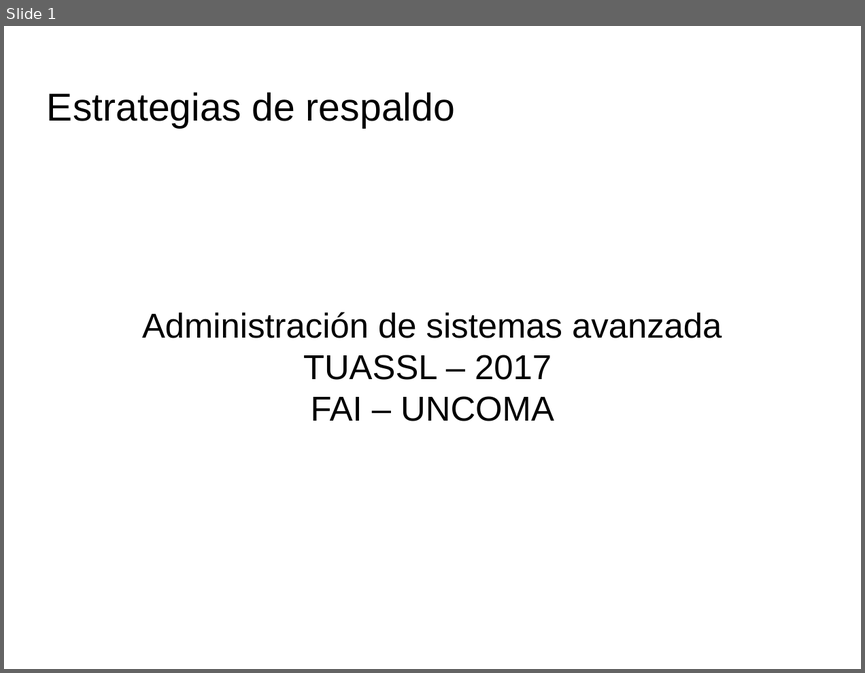
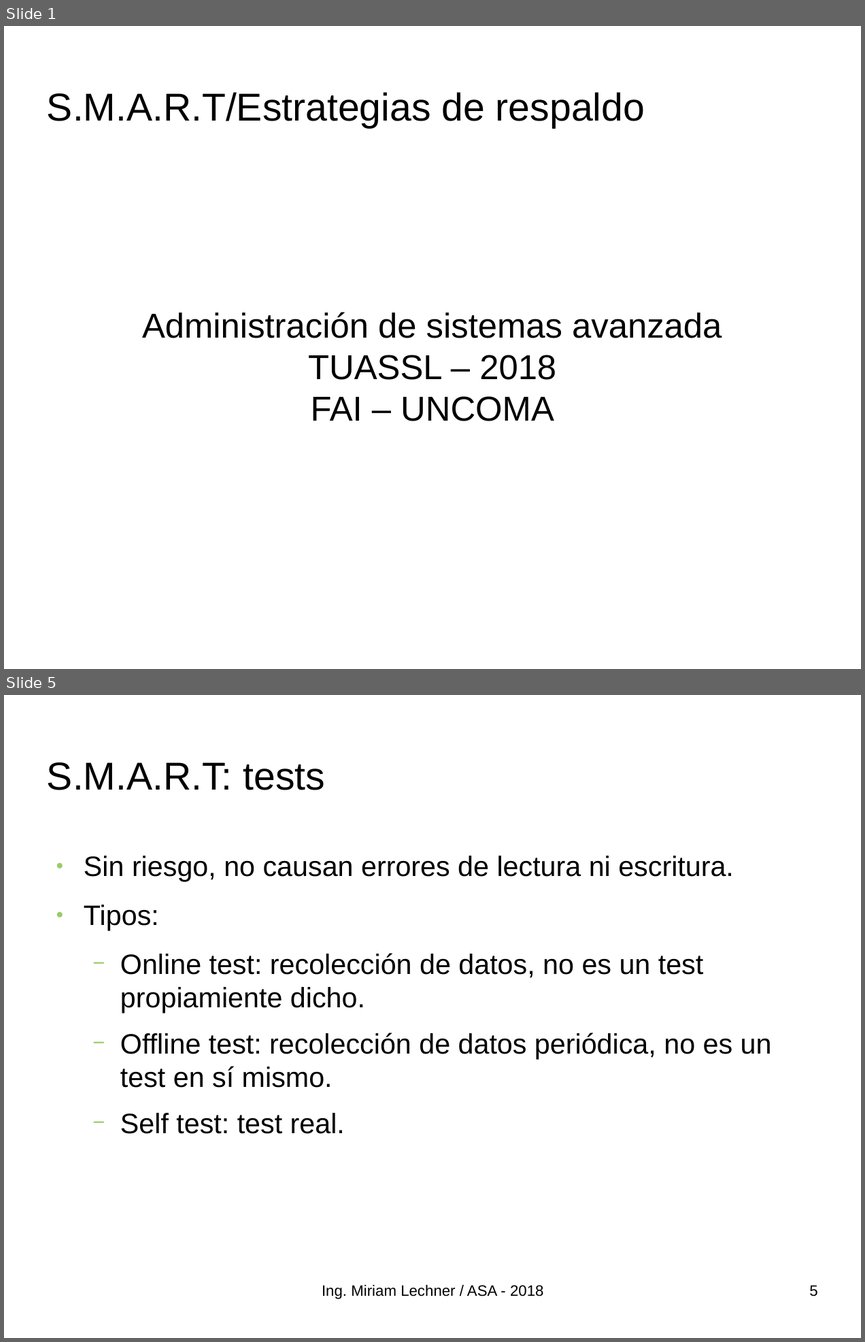
Before and after one commit to niniadcobre/asa, a slide deck: clases/ASA-backup.odp. Shown one above the other, each under a label of ours: slide 1 before the commit, slides 1 and 5 after it; the slides between them are not shown. The pictures are 865x673 and 865x1342 pixels, drawn with LibreOffice and Linux fonts; fonts in the diff are those of the drawing; background and template pictures are left out. Boxes give left, top, right and bottom in pixels: in the first picture for what was removed or moved away, otherwise in the second. Text is boxed around its words. In the diff, an @@ line names an element or a change of style, - is before the commit and + after.

```diff
--- a/clases/ASA-backup.odp
+++ b/clases/ASA-backup.odp
@@ slide 5 added at [4,695,861,1338], background picture (left out) @@
@@ title added at [47,762,326,790], 36 pt, text #000000 @@
+S.M.A.R.T: tests
@@ text added at [84,855,772,1134], 26 pt, text #000000 @@
+● Sin riesgo, no causan errores de lectura ni escritura.
+● Tipos:
+  − Online test: recolección de datos, no es un test propiamiente dicho.
+  − Offline test: recolección de datos periódica, no es un test en sí mismo.
+  − Self test: test real.
@@ text added at [322,1285,543,1299], 14 pt, text #000000 @@
+Ing. Miriam Lechner / ASA - 2018
@@ page number added at [809,1285,817,1296], 14 pt, text #000000 @@
+5
@@ slide 1 changed as well @@
@@ title at [47,92,645,128]: text changed @@
-Estrategias de respaldo
+S.M.A.R.T/Estrategias de respaldo
@@ subtitle at [308,354,556,380]: text changed @@
-TUASSL – 2017
+TUASSL – 2018
```
Also in this commit, not shown: 5 other slides changed, 5 other slides added, 1 slide removed, 1 other file.
